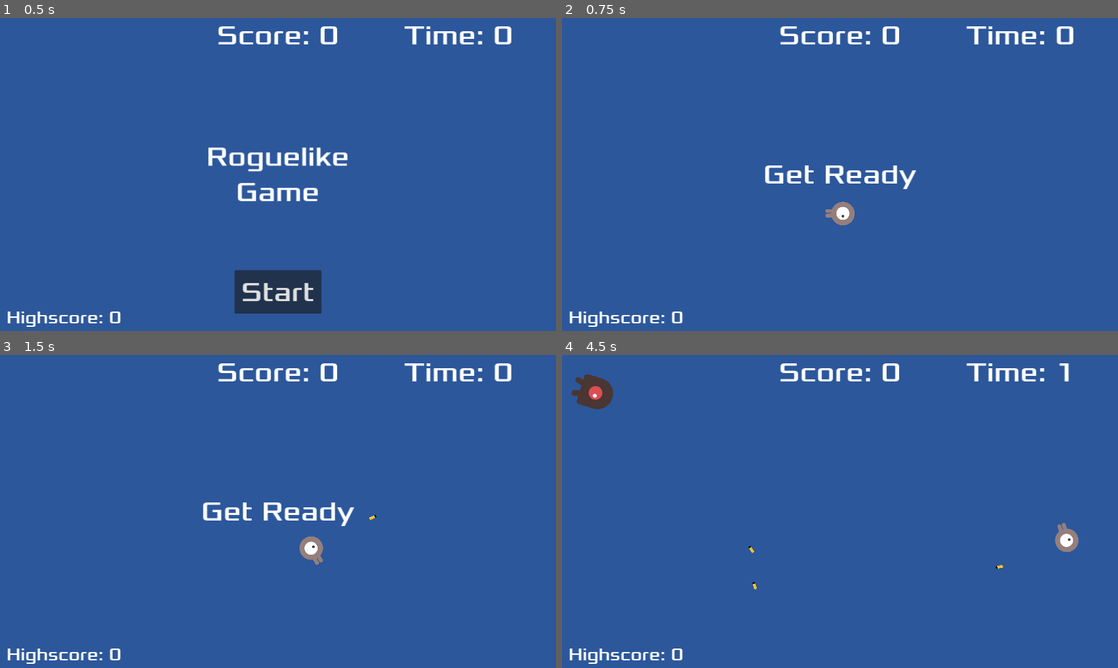
Above: before the commit, frames 1-4 (two rows, left to right).
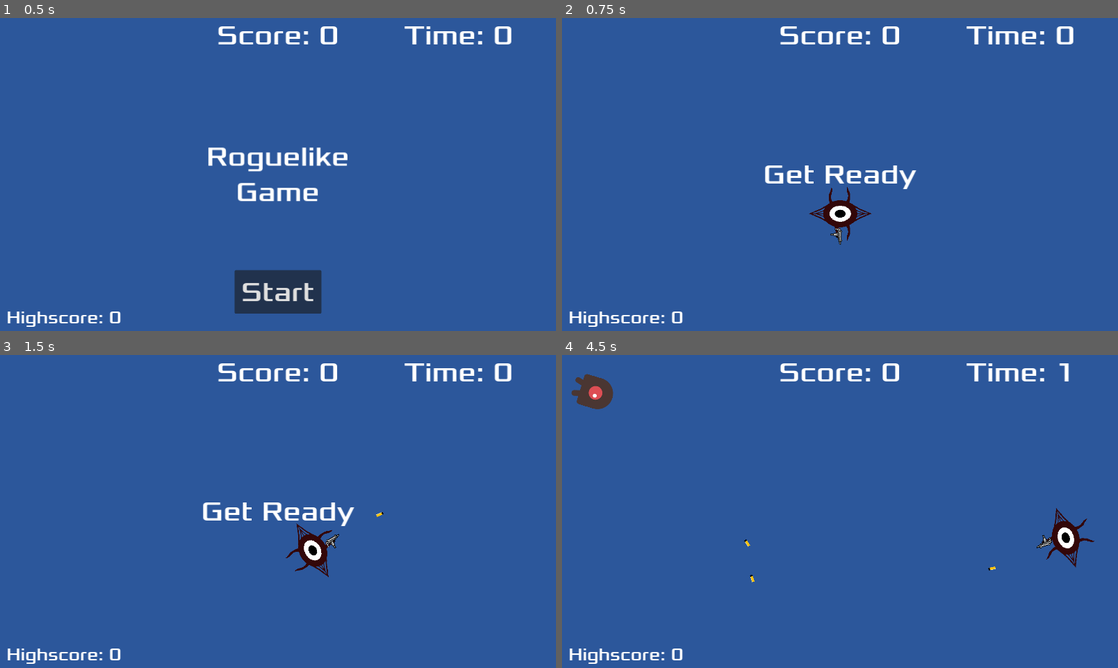
Above: after the commit, the same moments.

Repository: TacticalVortex/Eye-Survived
Game: Godot game, scene res://main.tscn
The game is run twice, just before and just after one commit, with the same random seed, the same clock (stepped at 60 frames per second) and the same inputs.
Inputs (mouse positions are in pixels of both pictures, inside the frame that each line leads up to):
- Up to frame 1 (0.5 s): no input
- Up to frame 2 (0.75 s): click "Start" at 0.5 s
- Up to frame 3 (1.5 s): tap Enter at 1.25 s; move the mouse to (400, 495) at 1.27 s; press the mouse at (400, 495) at 1.28 s; hold D (move_right) from 1.28 s (still down)
- Up to frame 4 (4.5 s): move the mouse to (728, 527) at 2.02 s; release D (move_right) at 2.03 s; release the mouse at (728, 527) at 2.03 s; hold S (move_down) 2.03-2.78 s; click (728, 527) at 2.1 s; move the mouse to (895, 442) at 2.77 s; press the mouse at (895, 442) at 2.78 s; hold D (move_right) 2.78-3.53 s; move the mouse to (812, 574) at 3.52 s; release the mouse at (812, 574) at 3.53 s; hold W (move_up) 3.53-4.28 s; click (812, 574) at 3.6 s; move the mouse to (1006, 558) at 4.27 s; press the mouse at (1006, 558) at 4.28 s; hold A (move_left) from 4.28 s (still down)

Frame 1 is identical in both runs. In frame 2, 0.6% of the frame differs, in the area x 44-56%, y 54-73%; in frame 3, 0.6%; in frame 4, 0.7%, in the area x 32-96%, y 48-75%.

Commit message:
Changed player art
I changed the player art to something I made instead of the one from the Defeat The Enemies guide. Planning to do the same with the enemies and maybe the music

Diff:
--- a/roguelike-game/player.gd
+++ b/roguelike-game/player.gd
@@ -41,10 +41,6 @@
 	if velocity.x != 0:
 		$AnimatedSprite2D.animation = "walk"
 		$AnimatedSprite2D.flip_v = false
-		$AnimatedSprite2D.flip_h = velocity.x < 0
-	elif velocity.y != 0:
-		$AnimatedSprite2D.animation = "up"
-		$AnimatedSprite2D.flip_v = velocity.y > 0
 
 	$GunTimer.wait_time = fire_rate
 
--- a/roguelike-game/player.tscn
+++ b/roguelike-game/player.tscn
@@ -1,30 +1,17 @@
-[gd_scene load_steps=8 format=3 uid="uid://c5idu7a0lm5ak"]
+[gd_scene load_steps=6 format=3 uid="uid://c5idu7a0lm5ak"]
 
 [ext_resource type="Script" path="res://player.gd" id="1_170y2"]
-[ext_resource type="Texture2D" uid="uid://cdws6mx26l62g" path="res://art/playerGrey_up1.png" id="1_kway4"]
-[ext_resource type="Texture2D" uid="uid://x0jap55wntle" path="res://art/playerGrey_up2.png" id="2_l2cap"]
-[ext_resource type="Texture2D" uid="uid://b8ohe8lm47e0a" path="res://art/playerGrey_walk1.png" id="3_ax68j"]
-[ext_resource type="Texture2D" uid="uid://b34qfq0picsex" path="res://art/playerGrey_walk2.png" id="4_umnu4"]
+[ext_resource type="Texture2D" uid="uid://p1p7cy0aw35n" path="res://art/player_walk1.png" id="2_7pvse"]
+[ext_resource type="Texture2D" uid="uid://c2wv8nslcmtd" path="res://art/player_walk2.png" id="3_2c3mn"]
 
 [sub_resource type="SpriteFrames" id="SpriteFrames_v0w3g"]
 animations = [{
 "frames": [{
 "duration": 1.0,
-"texture": ExtResource("1_kway4")
+"texture": ExtResource("2_7pvse")
 }, {
 "duration": 1.0,
-"texture": ExtResource("2_l2cap")
-}],
-"loop": true,
-"name": &"up",
-"speed": 5.0
-}, {
-"frames": [{
-"duration": 1.0,
-"texture": ExtResource("3_ax68j")
-}, {
-"duration": 1.0,
-"texture": ExtResource("4_umnu4")
+"texture": ExtResource("3_2c3mn")
 }],
 "loop": true,
 "name": &"walk",
@@ -32,8 +19,8 @@
 }]
 
 [sub_resource type="CapsuleShape2D" id="CapsuleShape2D_i2ldf"]
-radius = 27.0
-height = 68.0
+radius = 31.0
+height = 78.91
 
 [node name="Player" type="Area2D" groups=["player"]]
 collision_layer = 3
@@ -42,15 +29,16 @@
 metadata/_edit_group_ = true
 
 [node name="AnimatedSprite2D" type="AnimatedSprite2D" parent="."]
-scale = Vector2(0.5, 0.5)
+scale = Vector2(0.7475, 0.7475)
 sprite_frames = SubResource("SpriteFrames_v0w3g")
 animation = &"walk"
 
 [node name="CollisionShape2D" type="CollisionShape2D" parent="."]
+position = Vector2(0, -0.455)
 shape = SubResource("CapsuleShape2D_i2ldf")
 
 [node name="BulletPoint" type="Node2D" parent="."]
-position = Vector2(50, 0)
+position = Vector2(67.72, -0.06)
 
 [node name="GunTimer" type="Timer" parent="." groups=["bullet"]]
 wait_time = 0.25
Binary file added: roguelike-game/art/player_walk1.png
Not shown, added: roguelike-game/art/player_walk1.png.import
Binary file added: roguelike-game/art/player_walk2.png
Not shown, added: roguelike-game/art/player_walk2.png.import
